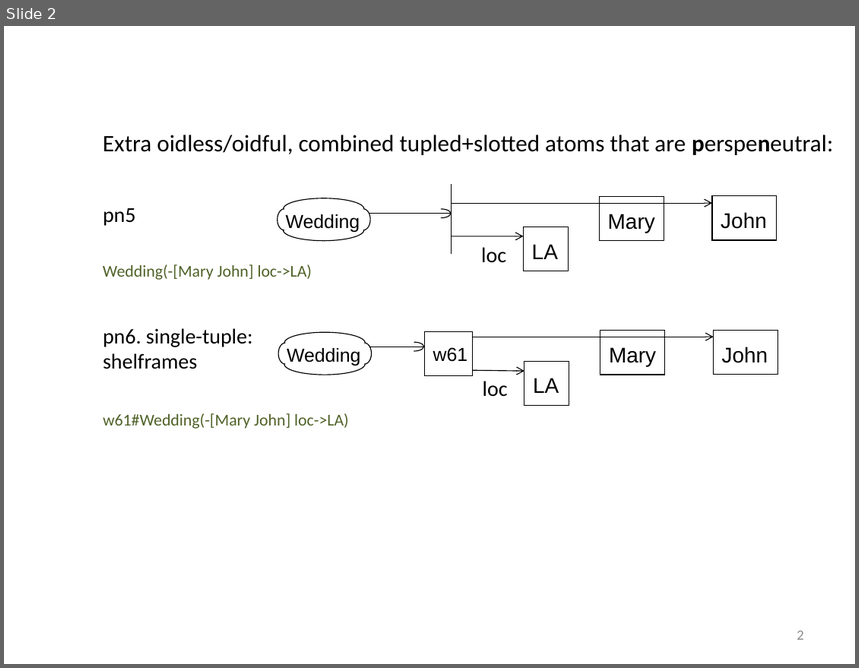
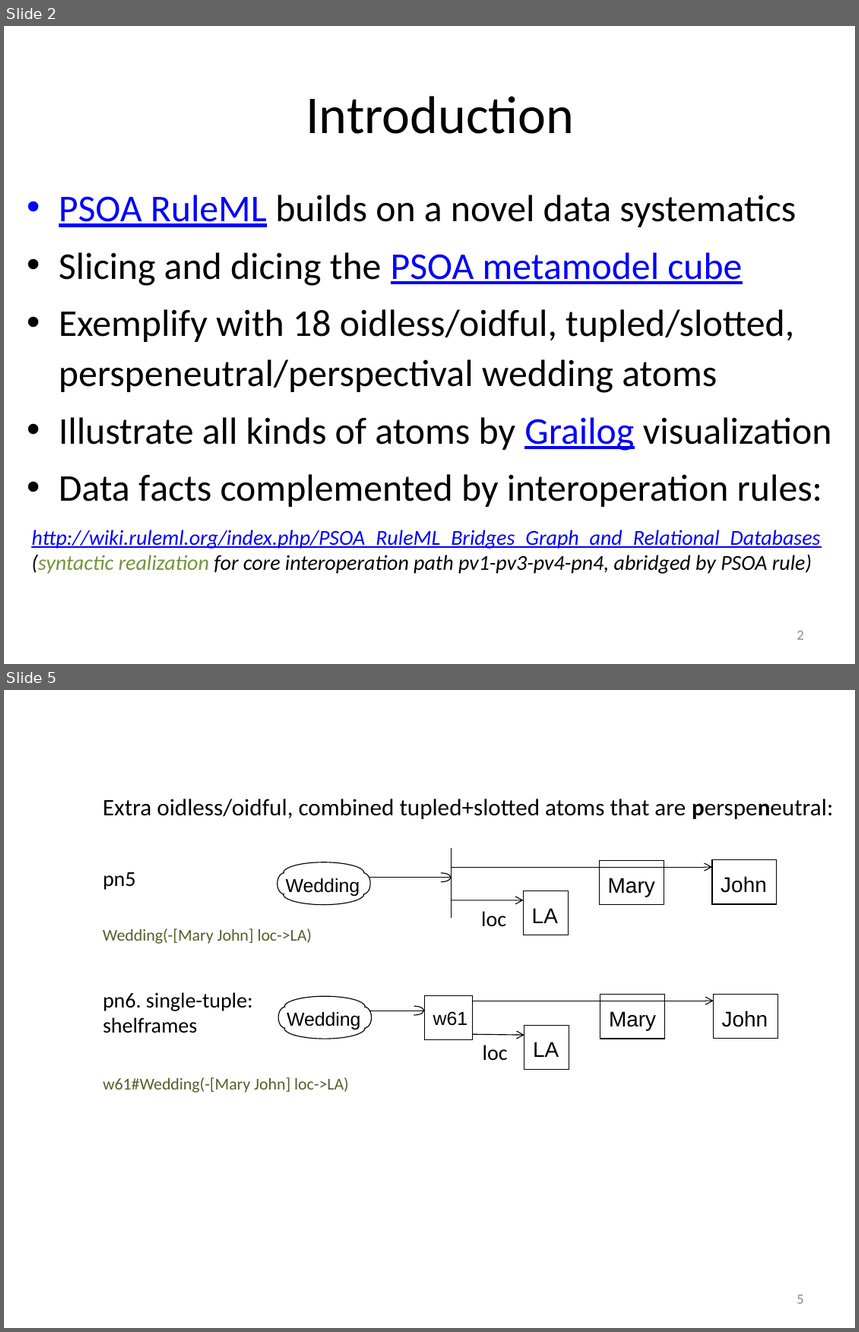
Before and after one commit to RuleML/ruleml-website, a slide deck: talks/PSOAMetamodelGrailogWedding.pptx. Shown one above the other, each under a label of ours: slide 2 before the commit, slides 2 and 5 after it; the slides between them are not shown. The pictures are 859x668 and 859x1332 pixels, drawn with LibreOffice and Linux fonts; fonts in the diff are those of the drawing. Boxes give left, top, right and bottom in pixels: in the first picture for what was removed or moved away, otherwise in the second. Text is boxed around its words. In the diff, an @@ line names an element or a change of style, - is before the commit and + after.

```diff
--- a/talks/PSOAMetamodelGrailogWedding.pptx
+++ b/talks/PSOAMetamodelGrailogWedding.pptx
@@ slide 2 added at [4,26,855,664], background #FFFFFF @@
@@ title added at [306,96,574,134], 45 pt, text #000000 @@
+Introduction
@@ text added at [59,195,832,507], 32 pt, text #000000 @@
+• PSOA RuleML builds on a novel data systematics
+• Slicing and dicing the PSOA metamodel cube
+• Exemplify with 18 oidless/oidful, tupled/slotted, perspeneutral/perspectival wedding atoms
+• Illustrate all kinds of atoms by Grailog visualization
+• Data facts complemented by interoperation rules:
@@ text added at [31,530,820,574], 18 pt, text #0000FF, italic, underline @@
+http://wiki.ruleml.org/index.php/PSOA_RuleML_Bridges_Graph_and_Relational_Databases
+(syntactic realization for core interoperation path pv1-pv3-pv4-pn4, abridged by PSOA rule)
@@ page number added at [797,631,804,640], 12 pt, text #8C8C8C @@
+2
@@ what was slide 2 is now slide 5 @@
@@ page number at [797,1295,804,1304]: text changed @@
-2
+5
```
Also in this commit, not shown: 2 slides changed, 1 other slide added, 1 other file.
